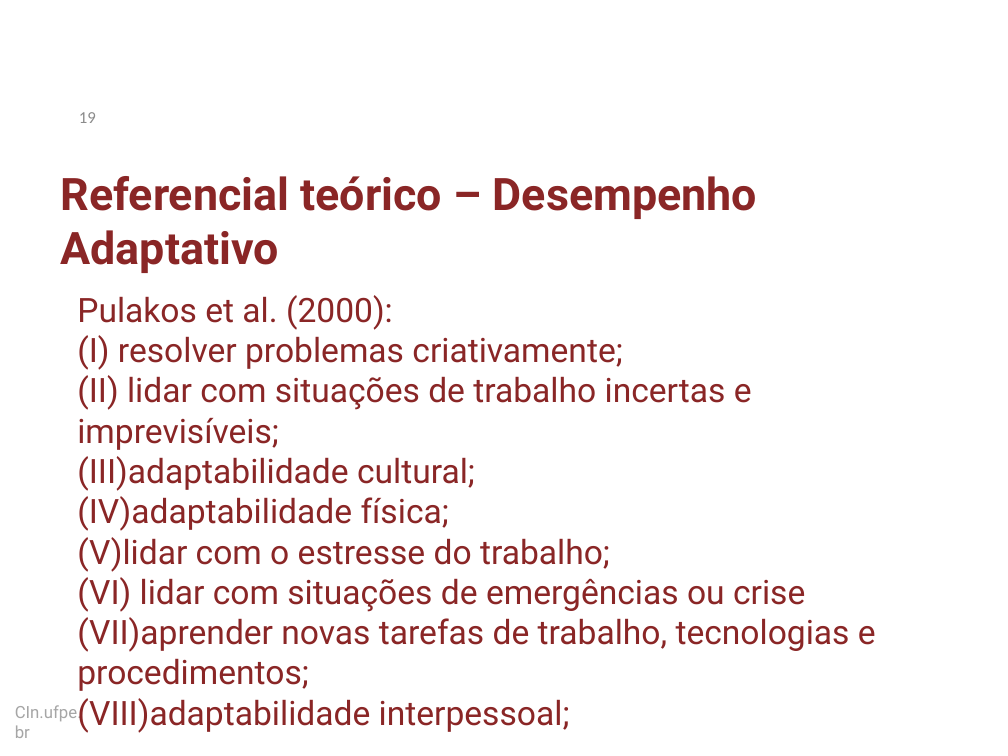
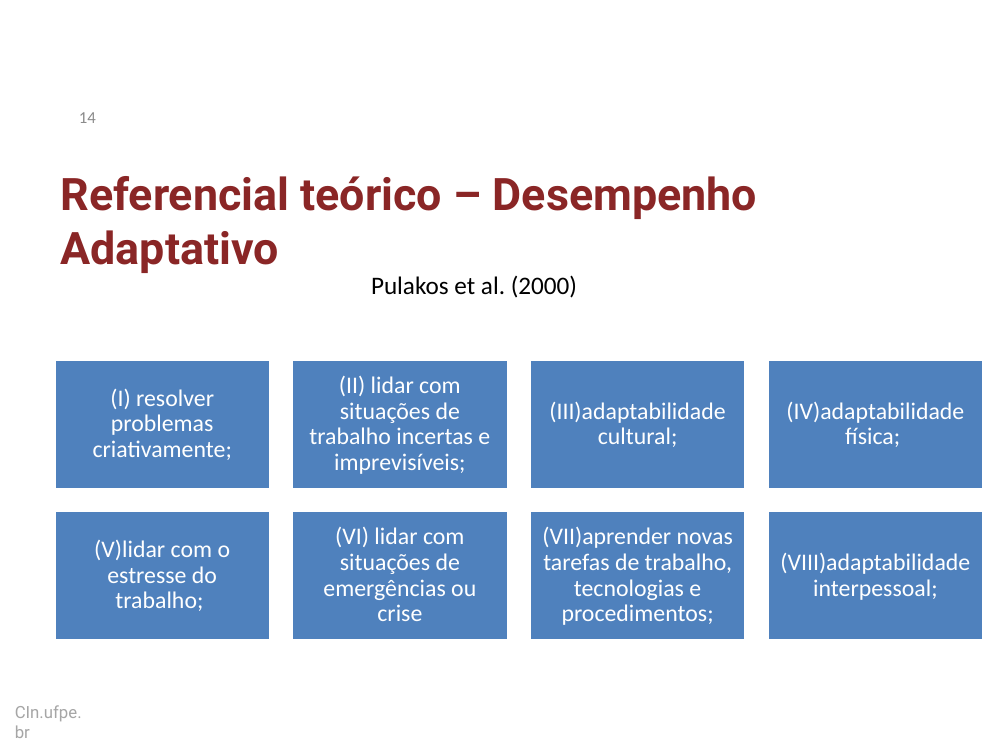
Before and after one commit to dan1lo/doutoradoR, a slide deck: slide 14 of apresentacao doutorado simplificado.pptx (slide 19 before the commit). Drawn at 1008x756 pixels with LibreOffice and Linux fonts; fonts in the diff are those of the drawing; background and template pictures are left out. Boxes give left, top, right and bottom in pixels: in the first picture for what was removed or moved away, otherwise in the second. Text is boxed around its words. In the diff, an @@ line names an element or a change of style, - is before the commit and + after.

```diff
--- a/apresentacao doutorado simplificado.pptx
+++ b/apresentacao doutorado simplificado.pptx
@@ page number at [79,112,96,123]: text changed @@
-19
+14
@@ text removed at [77,295,876,733] @@
-Pulakos et al. (2000):
-(I) resolver problemas criativamente;
-(II) lidar com situações de trabalho incertas e imprevisíveis;
-(III)adaptabilidade cultural;
-(IV)adaptabilidade física;
-(V)lidar com o estresse do trabalho;
-(VI) lidar com situações de emergências ou crise
-(VII)aprender novas tarefas de trabalho, tecnologias e procedimentos;
-(VIII)adaptabilidade interpessoal;
@@ text added at [371,275,577,298], 18 pt, text #000000 @@
+Pulakos et al. (2000)
@@ group added at [54,360,983,641]: 8 rectangles, 8 texts @@
+(I) resolver problemas criativamente;
+(II) lidar com situações de trabalho incertas e imprevisíveis;
+(III)adaptabilidade cultural;
+(IV)adaptabilidade física;
+(V)lidar com o estresse do trabalho;
+(VI) lidar com situações de emergências ou crise
+(VII)aprender novas tarefas de trabalho, tecnologias e procedimentos;
+(VIII)adaptabilidade interpessoal;
```
Also in this commit, not shown: 24 other slides changed, 2 slides added, 7 slides removed.
